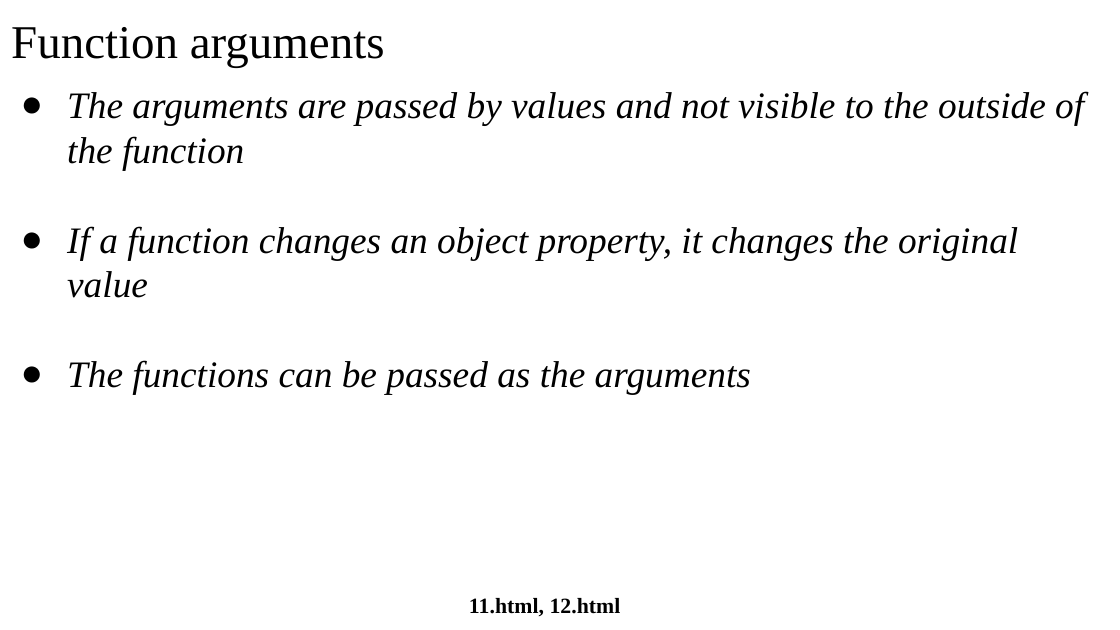
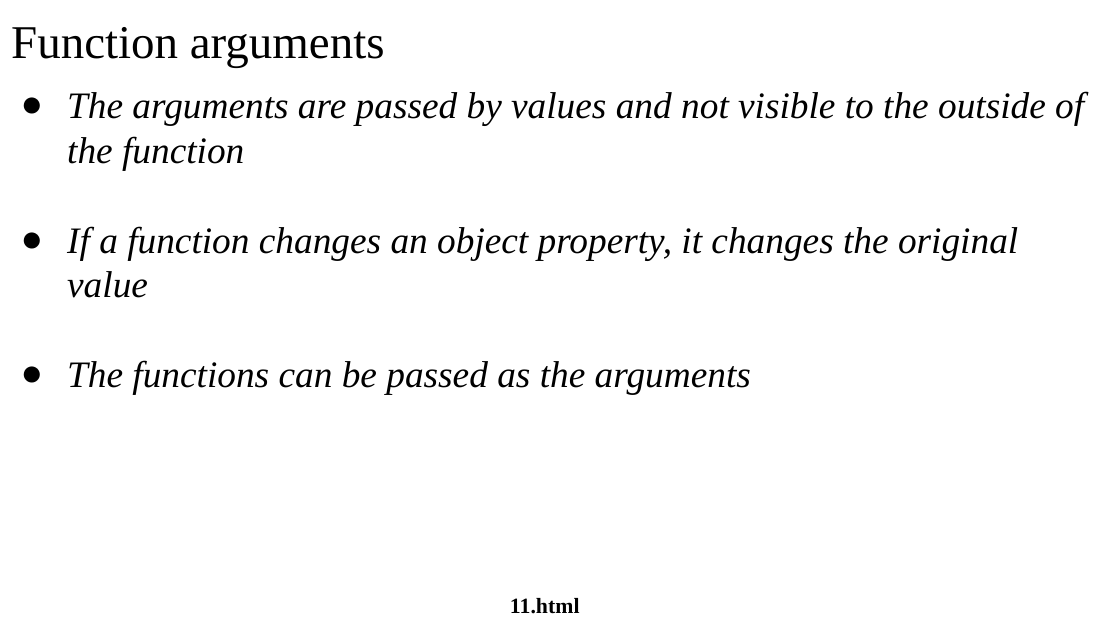
Before and after one commit to manglayev/nu-courses-material, a slide deck: slide 24 of CSCI-111/week-7/week-7-lecture/week-7-lecture.pptx. Drawn at 1120x630 pixels with LibreOffice and Linux fonts; fonts in the diff are those of the drawing. Boxes give left, top, right and bottom in pixels: in the first picture for what was removed or moved away, otherwise in the second. Text is boxed around its words. In the diff, an @@ line names an element or a change of style, - is before the commit and + after.

```diff
--- a/CSCI-111/week-7/week-7-lecture/week-7-lecture.pptx
+++ b/CSCI-111/week-7/week-7-lecture/week-7-lecture.pptx
@@ text at [510,598,580,614]: text changed @@
-11.html, 12.html
+11.html
```
Also in this commit, not shown: 10 other slides changed, 10 other files.
